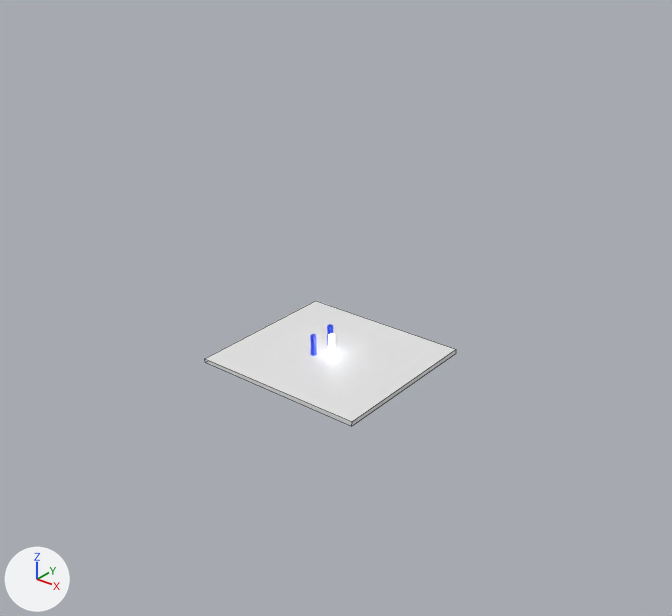
An edit to the Blender file 00_demo/working/1_scene/scene.blend, drawn before and after from the same camera.
One viewpoint serves both versions: a camera (50 mm lens) standing at (245.0, -303.0, 214.0) and looking at (6.0, -4.0, 28.0). The lights are fixed; the arrows at lower left show +X, +Y and +Z. The first picture is the older version. Mesh edges are drawn as thin lines on the coarser meshes.
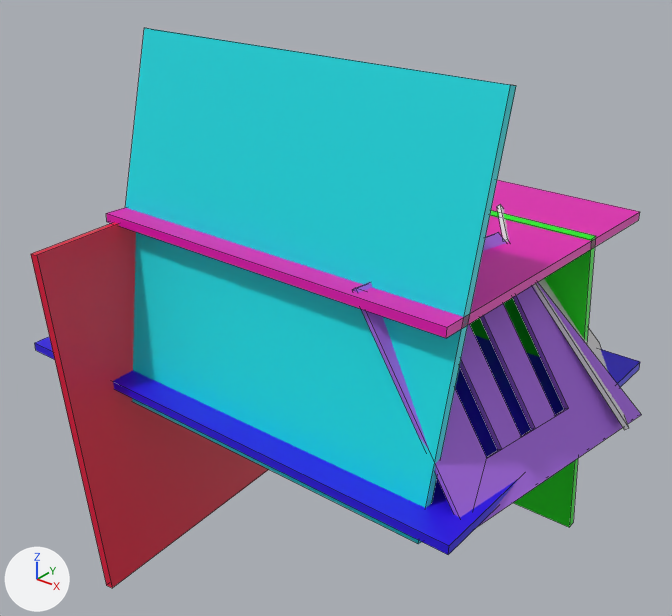
Edits to the bpy script that builds the scene:
```text
Add mat_material_008:
    mat_material_008 = principled_material('Material.008')
    mat_material_008.base_color = (0.394, 0.144, 0.8)  # purple #a86ae7
Change me_cube_006:
    used by ob_cube_001; location = (0.0, 0.0, 0.0); scale = (43.9, 40.9, 1.0)
    remove me_cube_006.from_pydata(...)  # 8 vertices, 6 faces; spans x -1.0..1.0, y -1.0..1.0, z -1.0..1.0
    add me_cube_006.from_pydata(...)  # 32 vertices, 24 faces; spans x -1.0..1.0, y -1.0..0.81, z -1.0..1.0
    me_cube_006 part 1
    2 vertices are removed from x 1.0, y 1.0, z -1.0..1.0
    4 faces are deleted
    2 vertices move from x -1.0, y 1.0, z -1.0..1.0 to x -1.0, y 0.81, z -1.0..1.0
    13 vertices are added at x -0.61..1.0, y -0.63..0.28, z -1.0
    13 new vertices lie (0.0, 0.0, 2.0) away from vertices in x -0.61..1.0, y -0.63..0.28, z -1.0
    22 new faces join them
    me_cube_006 part 2: 2 faces spanning x -1.0..1.0, y -1.0..0.81, z -1.0..1.0 switch from no material to mat_material_008 (purple #a86ae7)
Add me_cube_002:
    me_cube_002.from_pydata([(-1.0, -0.84, -1.0), (-1.0, -0.84, 1.0), (-1.0, 1.0, -1.0), (-1.0, 1.0, 1.0), (1.0, -0.08, -1.0), (1.0, -0.08, 1.0), (1.0, 1.0, -1.0), (1.0, 1.0, 1.0)], [], [(0, 1, 3, 2), (2, 3, 7, 6), (6, 7, 5, 4), (4, 5, 1, 0), (2, 6, 4, 0), (7, 3, 1, 5)])
Change ob_cube_001:
    ob_cube_001.location: (0.0, 0.0, 0.0) -> (96.7, 0.0, 34.7)
    ob_cube_001.rotation_euler: (0.0, 0.0, 0.0) -> (0.0, -2.222, -0.15)  # degrees (0, 0, 0) -> degrees (0, -127, -8.6)
    ob_cube_001.scale: (43.9, 40.9, 1.0) -> (48.2, 64.3, 1.15)
Add ob_cube_009:
    ob_cube_009 = bpy.data.objects.new('Cube.009', me_cube_013)  # a box spanning x -1.0..1.0, y -1.0..1.0, z -1.0..1.0; in mat_material_007 (cyan #06e0e7)
    ob_cube_009.location = (11.8, -51.3, 67.4)
    ob_cube_009.rotation_euler = (1.315, 0.0, 0.0)  # degrees (75, 0, 0)
    ob_cube_009.scale = (88.7, 82.7, 2.02)
Add ob_cube_008:
    ob_cube_008 = bpy.data.objects.new('Cube.008', me_cube_012)  # a box spanning x -1.0..1.0, y -1.0..1.0, z -1.0..1.0; in mat_material (red #e70039)
    ob_cube_008.location = (-63.3, -18.1, -12.9)
    ob_cube_008.rotation_euler = (-1.454, 0.0, -1.518)  # degrees (-83, 0, -87)
    ob_cube_008.scale = (88.7, 82.7, 2.02)
Add ob_cube_007:
    ob_cube_007 = bpy.data.objects.new('Cube.007', me_cube_011)  # a box spanning x -1.0..1.0, y -1.0..1.0, z -1.0..1.0; in mat_material_001 (pink #e700b5)
    ob_cube_007.location = (11.8, 19.6, 67.4)
    ob_cube_007.rotation_euler = (-0.0355, 0.0, 0.0)  # degrees (-2, 0, 0)
    ob_cube_007.scale = (88.7, 82.7, 2.02)
Add ob_cube_006:
    ob_cube_006 = bpy.data.objects.new('Cube.006', me_cube_010)  # a box spanning x -1.0..1.0, y -1.0..1.0, z -1.0..1.0; in mat_material_006 (green #05e702)
    ob_cube_006.location = (11.8, 61.2, -12.9)
    ob_cube_006.rotation_euler = (-1.454, 0.0, 0.0)  # degrees (-83, 0, 0)
    ob_cube_006.scale = (88.7, 82.7, 2.02)
Add ob_cube_005:
    ob_cube_005 = bpy.data.objects.new('Cube.005', me_cube_002)
    ob_cube_005.location = (94.1, 41.8, 34.7)
    ob_cube_005.rotation_euler = (0.0, -2.222, 0.584)  # degrees (0, -127, 33)
    ob_cube_005.scale = (43.9, 40.9, 1.0)
Add ob_cube_004:
    ob_cube_004 = bpy.data.objects.new('Cube.004', me_cube_001)  # a box spanning x -1.0..1.0, y -1.0..1.0, z -1.0..1.0; in mat_material_002 (blue #2805e7)
    ob_cube_004.location = (0.0, 0.0, 0.0)
    ob_cube_004.scale = (118.0, 82.7, 2.02)
```

Changed parts and their boxes [x1, y1, x2, y2] in the pictures (672 x 616 px):
'Cube.009', added (cyan): after [125, 28, 516, 544]
'Cube.001', reshaped, moved, turned, rescaled: before [205, 301, 456, 426]; after [353, 232, 641, 526]
'Cube.008', added (red): after [31, 223, 269, 588]
'Cube.007', added (pink): after [106, 180, 640, 338]
'Cube.004', added: after [35, 335, 640, 555]
'Cube.006', added: after [470, 210, 596, 527]
'Cube.005', added: after [497, 204, 629, 430]
part 1 of me_cube_006, built on: before [205, 301, 456, 426]; after [356, 232, 641, 526]
part 2 of me_cube_006, recoloured: before [205, 359, 352, 426]; after [353, 288, 459, 517]
